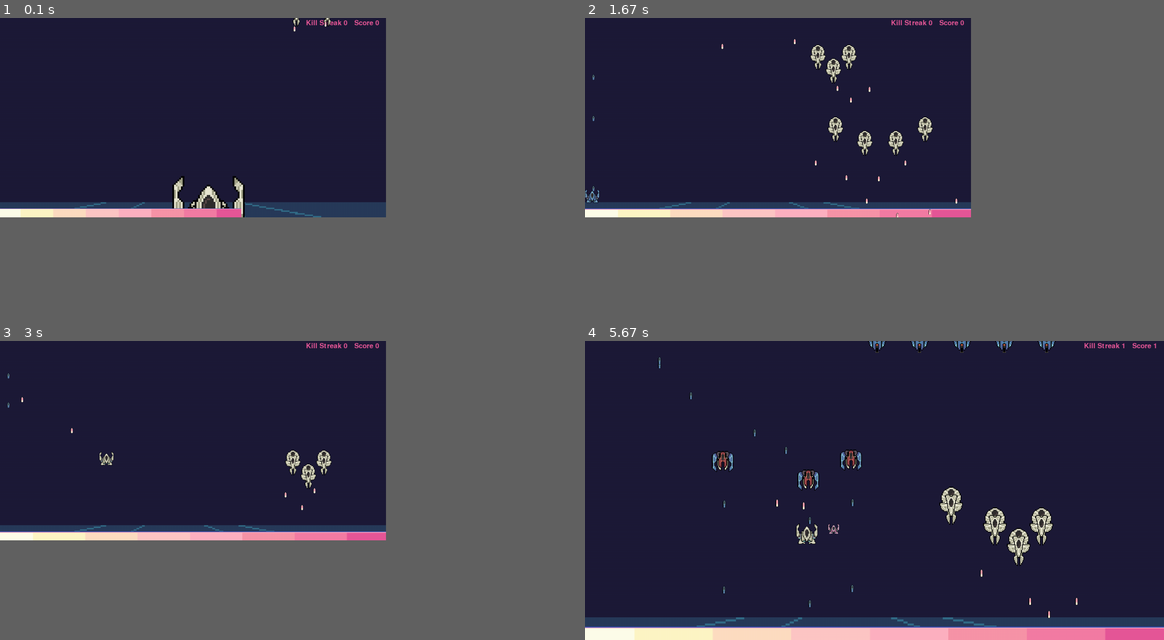
Above: before the commit, frames 1-4 (two rows, left to right).
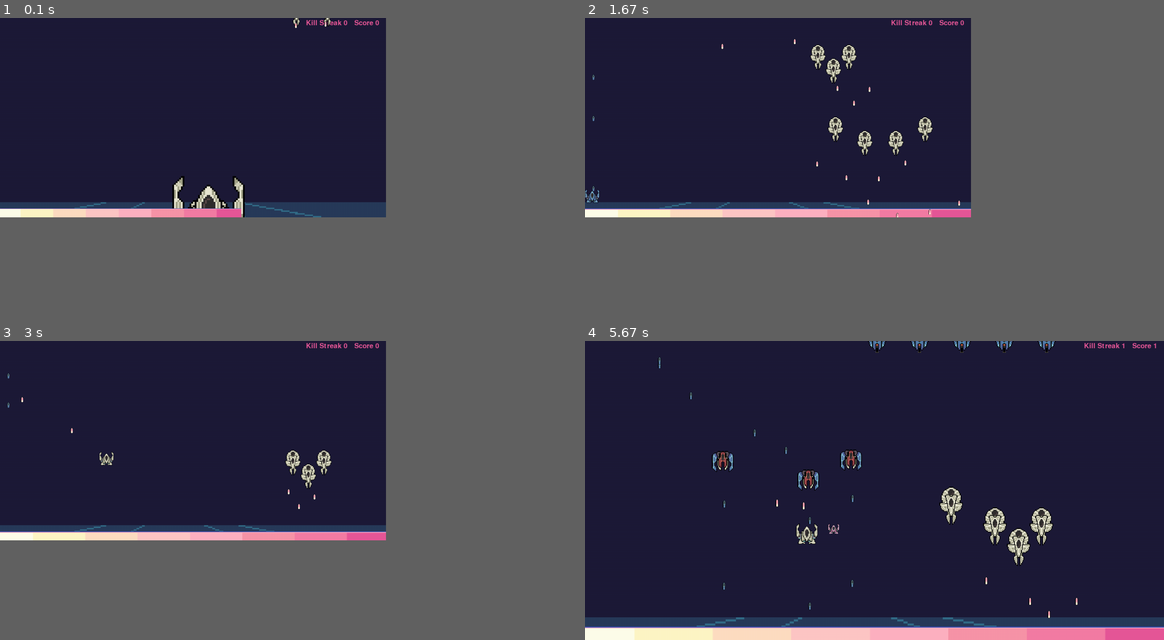
Above: after the commit, the same moments.

Repository: RafaBessa/Shadow_Light_bh_pygame
Game: pygame game, started from Game.py
Same seed, same stepped clock (60 frames per second), same inputs: the game is played once before the commit and once after it.
Inputs:
- Up to frame 1 (0.1 s): no input
- Up to frame 2 (1.67 s): tap Space at 0.33, 0.73, 1.03, 1.3, 1.63 s; hold A 0.67-1.2 s; tap E at 0.82 s; hold S 1.23-1.53 s; hold A from 1.57 s (still down)
- Up to frame 3 (3 s): tap Space at 1.93, 2.07, 2.47, 2.77 s; release A at 1.97 s; hold W 2-2.37 s; tap E at 2.15 s; hold D from 2.4 s (still down)
- Up to frame 4 (5.67 s): release D at 3.03 s; tap F11 at 3.07 s; hold S 3.4-3.77 s; tap Space at 3.47, 3.87, 4.17, 4.37, 4.67, 4.87, 5.53 s; tap E at 3.55, 4.95 s; hold A 3.8-4.27 s; hold D 4.3-4.77 s; hold W 4.8-5.1 s; tap - at 5.13 s; hold D from 5.47 s (still down)

The runs differ from the first frame. In frame 1, less than 0.1% of the frame differs, in the area x 50-52%, y 1-5%; in frame 2, less than 0.1%; in frame 3, less than 0.1%; in frame 4, less than 0.1%, in the area x 23-70%, y 51-90%.

Commit message:
Laser add

Diff:
--- a/Bullets.py
+++ b/Bullets.py
@@ -9,8 +9,12 @@
     def fire(self, key, coordinates, dimensions, IMG_ASSETS, speed, game_screen, type, fire_pattern):
         if type == ColorEnum.Light:
             key = "light bullet"
-        else:
+        elif type == ColorEnum.Shadow:
             key = "dark bullet"
+        elif type == "laser light":
+            key = "light laser"
+        elif type == "laser dark":
+            key = "dark laser"
 
         self.bullets.append(Bullet(key, coordinates, dimensions, IMG_ASSETS, speed, game_screen, type, fire_pattern))
 
--- a/Game.py
+++ b/Game.py
@@ -38,7 +38,10 @@
               "asst light": pygame.image.load(os.path.join("assets", "asst2.png")),
               "bbeg center": pygame.image.load(os.path.join("assets", "bbeg center.png")),
               "blue right": pygame.image.load(os.path.join("assets", "blue right.png")),
-              "white left": pygame.image.load(os.path.join("assets", "white left.png"))}
+              "white left": pygame.image.load(os.path.join("assets", "white left.png")),
+              "light laser": pygame.image.load(os.path.join("assets", "light laser.png")),
+              "dark laser": pygame.image.load(os.path.join("assets", "dark laser.png"))
+              }
 
 SCALE_ASSETS = {"ship dark": .2,
                 "ship light": .2,
@@ -58,7 +61,10 @@
                 "asst light": .1,
                 "bbeg center": 1,
                 "blue right": 0.4365079365079365,
-                "white left": 0.4296875}
+                "white left": 0.4296875,
+                "light laser": .4,
+                "dark laser": .4,
+                }
 
 
 def RIP_framerate(framerate):
@@ -120,6 +126,7 @@
         inimigos.draw(game_screen)
         player_bullets.draw(game_screen)
         enemy_bullets.draw(game_screen)
+        game_screen.drawRect()
         if lost:
             lost_label = lost_font.render("Game Over", 1, lost_font_rgb)
             game_screen._screen.blit(lost_label,
--- a/MobPadrao.py
+++ b/MobPadrao.py
@@ -72,14 +72,14 @@
         bullet = 'red bullet'
         now = time()
         r = random()
-    #      bullets.fire(bullet, [self.x + round(self.width / 2), self.y + round(0.8 * self.height)], self._dimensions,
-    # #                          IMG_ASSETS,+ round(0.8*(self.width / 2)) (bullet_speed + round(0.1*self.speed)), game_screen, self.bulletType, mb.Mov_LinearFall())
-    # #
-        if now - self.timer > self.cooldown and random() > .3:
-            self.shootStrategy.Shoot(bullets, IMG_ASSETS, game_screen, self.bulletType,
+        args = {"calcTime": now - self.timer, "cd" : self.cooldown }
+
+        if  random() > .3:
+            didshoot = self.shootStrategy.Shoot(bullets, IMG_ASSETS, game_screen, self.bulletType,
                                     self.x , self.y + round(0.8 * self.height), self.width, (bullet_speed+ round(0.1*self.speed)), self._dimensions,
-                                    self.high_precision)
-            self.timer = time()
+                                    self.high_precision, args = args)
+            if didshoot:
+                self.timer = time()
 
 
 
--- a/Player.py
+++ b/Player.py
@@ -6,7 +6,7 @@
 from time import time
 
 class Player(Entity):
-    _ShootType = [PS.Shoot_Basic(), PS.Shoot_Double(), PS.Shoot_Triple()]
+    _ShootType = [PS.Shoot_Basic(), PS.Shoot_Double(), PS.Shoot_Triple(), PS.Shoot_Charging_Laser() ]
     Assistents = []
     class Healthbar(Entity):
         def __init__(self, dimensions, IMG_ASSETS, max_health):
@@ -74,6 +74,7 @@
         self.score_time = 0
 
         self.colorDelay = 0
+        self.shoot_args = {}
 
     def ChangeColor(self, window):
         if (time() - self.colorDelay) < 0.15:
@@ -211,11 +212,28 @@
     def shoot(self, bullets, IMG_ASSETS, game_screen):
         # self.coordinates, self.speed, self.acceleration = self.mover_strg.move(self.coordinates, self.speed, self.acceleration, self._startcoordinate, dt)
         now = time()
-        if now - self.timer > self.cooldown:
-            self.shootStrategy.Shoot(bullets, IMG_ASSETS, game_screen, self.color,
-                                     self.x, self.y, self.width, self.bullet_speed, self._dimensions,
-                                     self.high_precision)
-
+        self.shoot_args["calcTime"] = now - self.timer
+        self.shoot_args["cd"] = self.cooldown
+
+        if  isinstance(self.shootStrategy, PS.Shoot_Charging_Laser):
+
+
+            if "charging" in self.shoot_args :
+                self.shoot_args["charging"] += 1
+                if ((time() - self.shoot_args["lastcharge"] ) > 0.3) or (self.shoot_args["color"] != self.color) :
+                    self.shoot_args["charging"] = 1
+
+                self.shoot_args["lastcharge"] = time()
+                self.shoot_args["color"] = self.color
+            else:
+                self.shoot_args["charging"] = 1
+                self.shoot_args["lastcharge"] = time()
+                self.shoot_args["color"] = self.color
+
+        didshoot = self.shootStrategy.Shoot(bullets, IMG_ASSETS, game_screen, self.color,
+                                    self.x, self.y, self.width, self.bullet_speed, self._dimensions,
+                                    self.high_precision, self.shoot_args)
+        if didshoot:
             self.timer = time()
 
         if self.isplayer:
@@ -255,6 +273,8 @@
 
         self.shootStrategy = self._ShootType[upgradetype]
 
+        #self.shootStrategy = PS.Shoot_Charging_Laser()
+
     def CreateAssistente(self):
         if (len(self.Assistents) >= 2 ):
             return
--- a/PlayerShoot.py
+++ b/PlayerShoot.py
@@ -1,25 +1,32 @@
 from __future__ import annotations
 from abc import ABC, abstractmethod
 import MovimentoBala as mb
-
+import pygame
+import ColorEnum
 
 
 class AbstractShoot(ABC):
+    def calcCd(self,args):
+        return (args["calcTime"] > args["cd"])
     @abstractmethod
     def Shoot(self, bullets, IMG_ASSETS, game_screen, bullet_type) -> None:
         pass
 
 
 class Shoot_Basic(AbstractShoot):
-    def Shoot(self,  bullets, IMG_ASSETS, game_screen, bullet_type, x, y, width, bullet_speed, dimensions, high_precision):
+    def Shoot(self,  bullets, IMG_ASSETS, game_screen, bullet_type, x, y, width, bullet_speed, dimensions, high_precision, args):
+        if not self.calcCd(args):
+            return False
         bullet = str(bullet_type)
 
         bullets.fire(bullet, [x + round(width / 2), y], dimensions,
                         IMG_ASSETS, bullet_speed, game_screen, bullet_type, mb.Mov_LinearFall())
-
+        return True
 
 class Shoot_Double(AbstractShoot):
-    def Shoot(self,  bullets, IMG_ASSETS, game_screen, bullet_type, x, y, width, bullet_speed, dimensions, high_precision):
+    def Shoot(self,  bullets, IMG_ASSETS, game_screen, bullet_type, x, y, width, bullet_speed, dimensions, high_precision,args):
+        if not  self.calcCd(args):
+            return False
         bullet = str(bullet_type)
         if high_precision:
             bullets.fire(bullet, [x + round(width * 0.4), y], dimensions,
@@ -33,11 +40,13 @@
 
             bullets.fire(bullet, [x + round(width * 0.7), y], dimensions,
                             IMG_ASSETS, bullet_speed, game_screen, bullet_type,  mb.Mov_LinearFall())
-
+        return True
 
 class Shoot_Triple(AbstractShoot):
     center_shoot = Shoot_Basic.Shoot
-    def Shoot(self,  bullets, IMG_ASSETS, game_screen, bullet_type, x, y, width, bullet_speed, dimensions, high_precision):
+    def Shoot(self,  bullets, IMG_ASSETS, game_screen, bullet_type, x, y, width, bullet_speed, dimensions, high_precision,args):
+        if not  self.calcCd(args):
+            return False
         bullet = str(bullet_type)
         if high_precision:
             bullets.fire(bullet, [x + round(width * 0.4), y], dimensions,
@@ -51,11 +60,14 @@
 
             bullets.fire(bullet, [x + round(width * 0.7), y], dimensions,
                             IMG_ASSETS, bullet_speed, game_screen, bullet_type,  mb.Mov_DiagRight(.17))
-        self.center_shoot(bullets, IMG_ASSETS, game_screen, bullet_type, x, y, width, bullet_speed, dimensions, high_precision)
+        self.center_shoot(bullets, IMG_ASSETS, game_screen, bullet_type, x, y, width, bullet_speed, dimensions, high_precision,args)
+        return True
+class Shoot_Spread_Triple(AbstractShoot):
 
-class Shoot_Spread_Triple(AbstractShoot):
     center_shoot = Shoot_Basic.Shoot
-    def Shoot(self,  bullets, IMG_ASSETS, game_screen, bullet_type, x, y, width, bullet_speed, dimensions, high_precision):
+    def Shoot(self,  bullets, IMG_ASSETS, game_screen, bullet_type, x, y, width, bullet_speed, dimensions, high_precision,args):
+        if not self.calcCd(args):
+            return False
         bullet = str(bullet_type)
         bullets.fire(bullet, [x + round(width * 0.1), y], dimensions,
                         IMG_ASSETS, bullet_speed, game_screen, bullet_type,  mb.Mov_DiagLeft(.7))
@@ -63,4 +75,32 @@
         bullets.fire(bullet, [x + round(width * 0.7), y], dimensions,
                         IMG_ASSETS, bullet_speed, game_screen, bullet_type,  mb.Mov_DiagRight(.7))
 
-        self.center_shoot(bullets, IMG_ASSETS, game_screen, bullet_type, x, y, width, bullet_speed, dimensions, False)
+        self.center_shoot(bullets, IMG_ASSETS, game_screen, bullet_type, x, y, width, bullet_speed, dimensions, False,args)
+        return True
+
+
+class Shoot_Charging_Laser(AbstractShoot):
+    center_shoot = Shoot_Basic.Shoot
+    max_charge = 30
+    def Shoot(self,  bullets, IMG_ASSETS, game_screen, bullet_type, x, y, width, bullet_speed, dimensions, high_precision, args):
+
+        if args["charging"] <= self.max_charge:
+            percent = args["charging"] / self.max_charge
+            game_screen.drawListRect.append({"color": (235, 225, 225) , "coord": (x, y, 40, 8)} )
+            game_screen.drawListRect.append({"color": (245, 22, 22) , "coord": (x, y, round(40 * percent) , 8)} )
+
+            return True
+
+        else:
+            bullet = str(bullet_type)
+            if bullet_type == ColorEnum.ColorEnum.Light:
+                bullet_type = "laser light"
+            else:
+                bullet_type = "laser dark"
+            bullets.fire(bullet, [x + round(width / 2), y], dimensions,
+                            IMG_ASSETS, bullet_speed*0.6, game_screen, bullet_type,  mb.Mov_LinearFall())
+
+
+
+
+            return True
--- a/Window.py
+++ b/Window.py
@@ -31,11 +31,17 @@
 
         # Adjusting background
         self.background = pygame.transform.scale(BACKGROUND, (width, height))
-
+        self.drawListRect = []
         # Displaying background
         self._screen.blit(self.background, (0, 0))
         pygame.display.update()
 
+
+
+    def drawRect(self):
+        for r in self.drawListRect:
+           pygame.draw.rect(self._screen, r["color"], r["coord"])
+        self.drawListRect.clear()
     def toggleFullscreen(self):
         if self._fullscreen:
             self._screen = pygame.display.set_mode(self.shape, pygame.RESIZABLE)
Binary file added: assets/dark laser.png
Binary file added: assets/light laser.png
